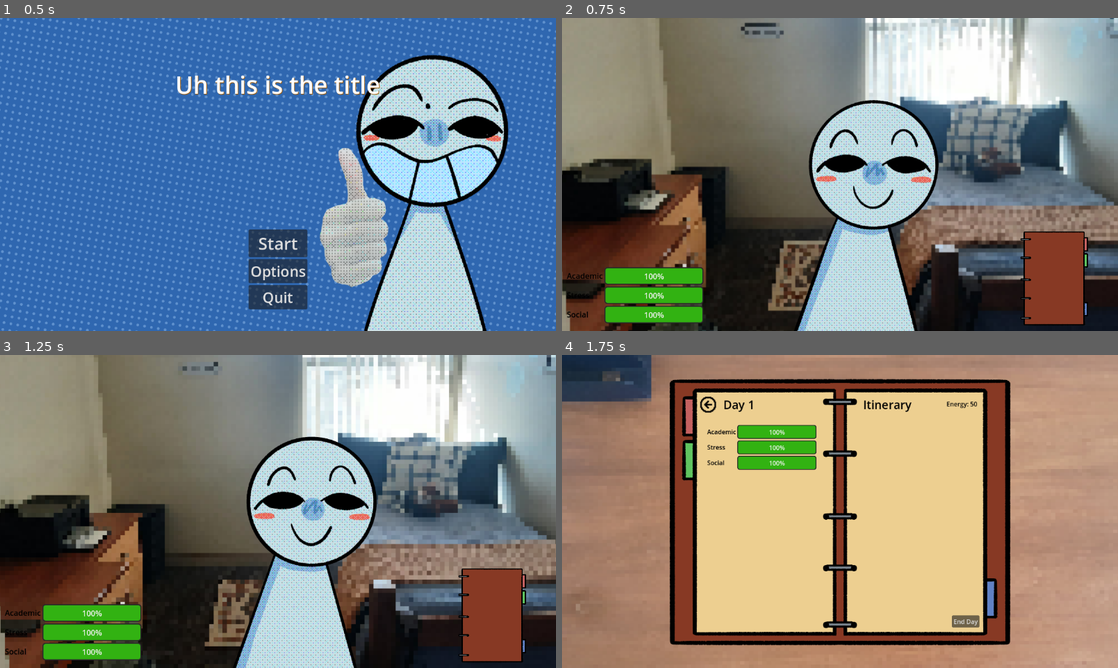
Above: before the commit, frames 1-4 (two rows, left to right).
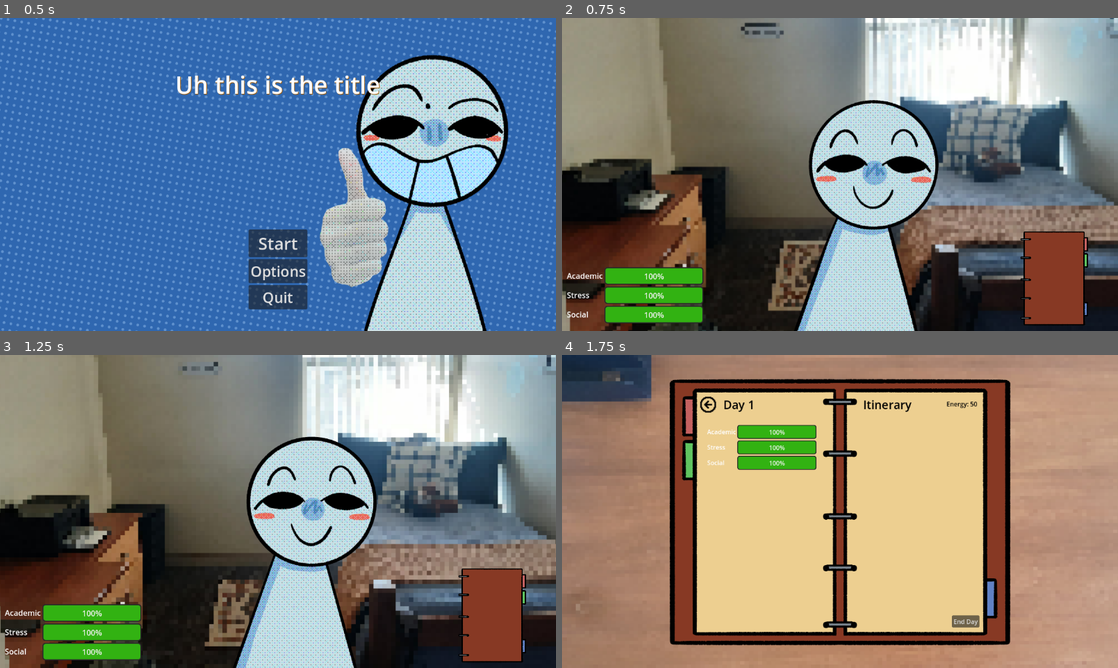
Above: after the commit, the same moments.

Repository: MLJoson/broncoHacksS25
Game: Godot game, scene res://Scenes/menu.tscn
The game is run twice, just before and just after one commit, with the same random seed, the same clock (stepped at 60 frames per second) and the same inputs.
Inputs (mouse positions are in pixels of both pictures, inside the frame that each line leads up to):
- Up to frame 1 (0.5 s): no input
- Up to frame 2 (0.75 s): click "Start" at 0.5 s
- Up to frame 3 (1.25 s): no input
- Up to frame 4 (1.75 s): click (1056, 611) at 1.25 s

Frame 1 is identical in both runs. In frame 2, 0.2% of the frame differs, in the area x 0-8%, y 81-96%; in frame 3, 0.2%; in frame 4, 0.1%.

Commit message:
added energy change

Diff:
--- a/broncohackss25/Scenes/stats_ui.tscn
+++ b/broncohackss25/Scenes/stats_ui.tscn
@@ -32,7 +32,6 @@
 offset_top = 4.0
 offset_right = 47.0
 offset_bottom = 27.0
-theme_override_colors/font_color = Color(0, 0, 0, 1)
 text = "Academic"
 
 [node name="Bar" parent="VBoxContainer/Academic" instance=ExtResource("1_h18qs")]
@@ -48,7 +47,6 @@
 offset_top = 4.0
 offset_right = 47.0
 offset_bottom = 27.0
-theme_override_colors/font_color = Color(0, 0, 0, 1)
 text = "Stress"
 
 [node name="Bar" parent="VBoxContainer/Stress" instance=ExtResource("1_h18qs")]
@@ -64,7 +62,6 @@
 offset_top = 4.0
 offset_right = 47.0
 offset_bottom = 27.0
-theme_override_colors/font_color = Color(0, 0, 0, 1)
 text = "Social"
 
 [node name="Bar" parent="VBoxContainer/Social" instance=ExtResource("1_h18qs")]
--- a/broncohackss25/Scenes/task.tscn
+++ b/broncohackss25/Scenes/task.tscn
@@ -37,4 +37,4 @@
 layout_mode = 2
 theme_override_colors/font_color = Color(0.270588, 0.270588, 0.270588, 1)
 
-[connection signal="pressed" from="VBoxContainer/HBoxContainer/CheckBox" to="." method="_on_check_box_pressed"]
+[connection signal="toggled" from="VBoxContainer/HBoxContainer/CheckBox" to="." method="_on_check_box_toggled"]
--- a/broncohackss25/Scripts/SignalBus.gd
+++ b/broncohackss25/Scripts/SignalBus.gd
@@ -1,3 +1,7 @@
 extends Node
 
 signal new_day()
+
+signal energy_changed(amt)
+signal energy_depleted()
+signal energy_restored()
--- a/broncohackss25/Scripts/journal.gd
+++ b/broncohackss25/Scripts/journal.gd
@@ -3,11 +3,29 @@
 signal day_over
 
 @onready var transition = $Transition
+@onready var energy_label: Label = $Label3
+var out_of_energy = false
 
 func _ready():
 	transition.play("fade_in")
+	SignalBus.energy_changed.connect(on_energy_changed)
 
 func _on_button_pressed() -> void:
 	#set_modulate(lerp(get_modulate(), Color(0,0,0,1), 0.2))
 	day_over.emit()
 	get_tree().change_scene_to_file("res://Scenes/main.tscn")
+
+func on_energy_changed(amt):
+	var energy = int(energy_label.text.substr(8))
+	energy += amt
+
+	if energy > 50:
+		energy = 50
+	if energy <= 0:
+		energy = 0
+		out_of_energy = true
+		SignalBus.energy_depleted.emit()
+	if energy > 0 and out_of_energy:
+		SignalBus.energy_restored.emit()
+
+	energy_label.text = "Energy: " + str(energy)
--- a/broncohackss25/Scripts/task.gd
+++ b/broncohackss25/Scripts/task.gd
@@ -1,10 +1,24 @@
 extends HBoxContainer
 
-@onready var check_box: CheckBox = $CheckBox
 @onready var label: Label = $Label
+@onready var check_box: CheckBox = $VBoxContainer/HBoxContainer/CheckBox
 
-#func _on_check_box_pressed() -> void:
-	#check_box.disabled = true
+func _ready() -> void:
+	SignalBus.energy_depleted.connect(_on_energy_depleted)
+	SignalBus.energy_restored.connect(_on_energy_restored)
 
 func change_task_name(task_name : String) -> void:
 	label.text = task_name
+
+func _on_check_box_toggled(toggled_on: bool) -> void:
+	if toggled_on:
+		SignalBus.energy_changed.emit(-10)
+	else:
+		SignalBus.energy_changed.emit(10)
+
+func _on_energy_depleted():
+	if check_box.toggle_mode == false:
+		check_box.disabled = true
+
+func _on_energy_restored():
+	check_box.disabled = false
